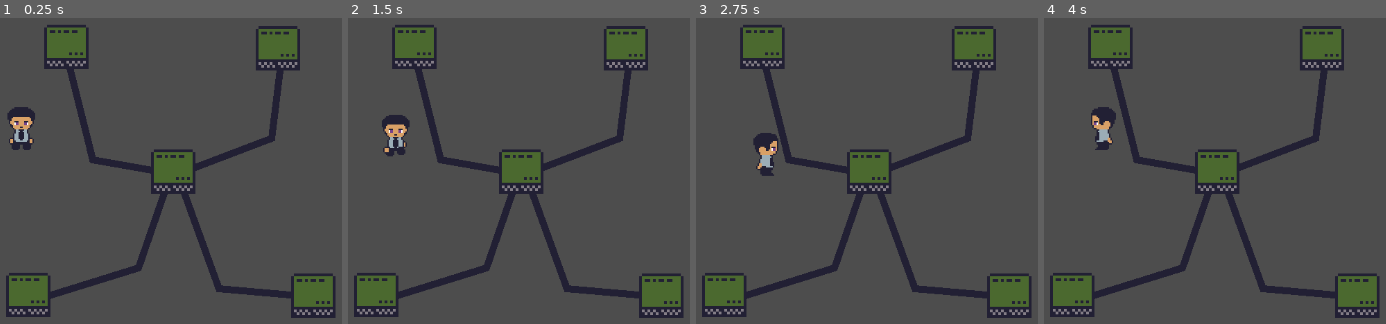
Above: before the commit, frames 1-4 (left to right).
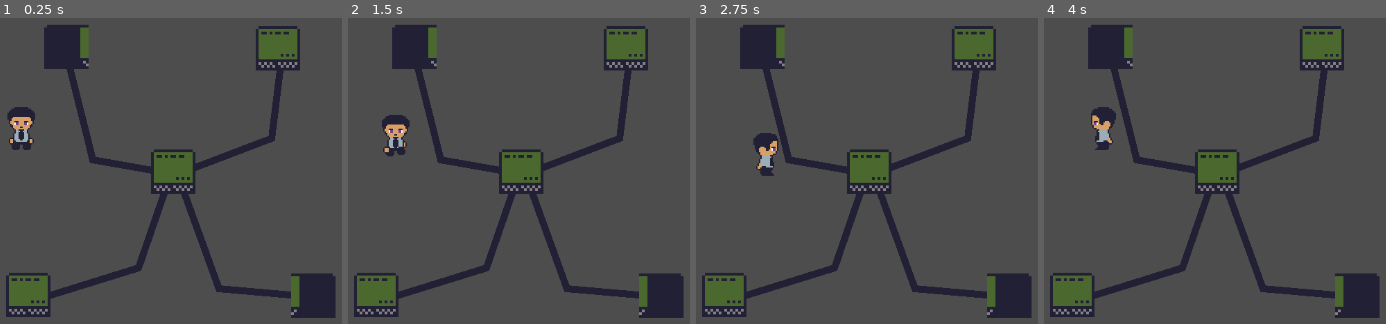
Above: after the commit, the same moments.

Repository: IsaelGabriel/lgj-2023
Game: Godot game, scene res://scenes/test_scene.tscn
Two runs of this game, one before a commit and one after it. Both use one fixed random seed, a clock stepped at 60 frames per second and the inputs below. The project has no main scene, so this scene is started directly.
Inputs:
- Up to frame 1 (0.25 s): no input
- Up to frame 2 (1.5 s): tap Enter at 0.5 s; hold Right (p1_right) 0.53-1.28 s; tap Space (p1_use) at 0.6, 1.35 s; hold Down (p1_down) from 1.28 s (still down)
- Up to frame 3 (2.75 s): release Down (p1_down) at 2.03 s; hold Right (p1_right) from 2.03 s (still down); tap Space (p1_use) at 2.1 s
- Up to frame 4 (4 s): tap Space (p1_use) at 2.75, 2.85, 3.6 s; release Right (p1_right) at 2.78 s; hold Up (p1_up) 2.78-3.53 s; hold Left (p1_left) from 3.53 s (still down)

The runs differ from the first frame. In frame 1, 2.3% of the frame differs, in the area x 13-98%, y 2-98%; in frame 2, 2.3%; in frame 3, 2.3%; in frame 4, 2.3%.

Commit message:
added computer direction

Diff:
--- a/scenes/test_scene.tscn
+++ b/scenes/test_scene.tscn
@@ -14,6 +14,7 @@
 
 [node name="computer" parent="Network" instance=ExtResource("3_na8rk")]
 position = Vector2(681, 457)
+direction = 0
 
 [node name="computer2" parent="Network" instance=ExtResource("3_na8rk")]
 position = Vector2(270, 456)
@@ -26,6 +27,7 @@
 
 [node name="computer5" parent="Network" instance=ExtResource("3_na8rk")]
 position = Vector2(325, 98)
+direction = 1
 
 [node name="Line2D" type="Line2D" parent="Network"]
 z_index = -1
--- a/scripts/computer.gd
+++ b/scripts/computer.gd
@@ -1,14 +1,28 @@
 extends "res://scripts/box.gd"
 
 enum Status {FREE,BUSY,VIRUS}
+enum Direction {LEFT,RIGHT,UP,DOWN}
 
 @onready var connections=[]
 @onready var status=Status.FREE
 @onready var virus_timer=$VirusTimer
 @onready var imunity_timer=$ImunityTimer
 @onready var sprite=$Sprite2D
+
+# direction handling
+@export var direction: Direction = Direction.DOWN
+
 func start(adjacency):
 	connections=adjacency
+	match direction:
+		Direction.DOWN:
+			sprite.frame_coords.y = 0
+		Direction.UP:
+			sprite.frame_coords.y = 2
+		_:
+			sprite.frame_coords.y = 1
+
+	sprite.flip_h = (direction == Direction.LEFT)
 
 func use(): #temporary for testing
 	if status==Status.VIRUS:
